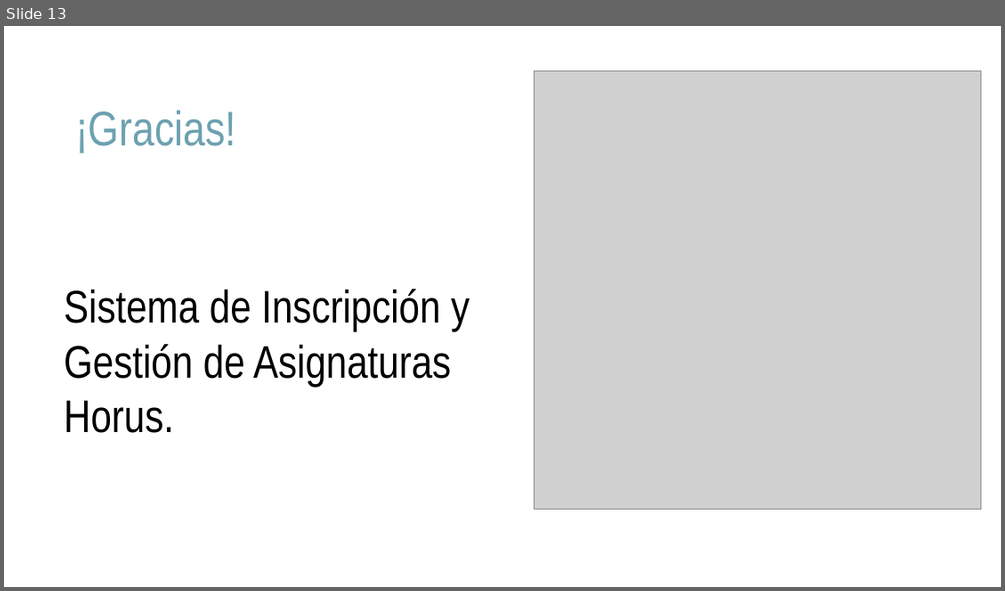
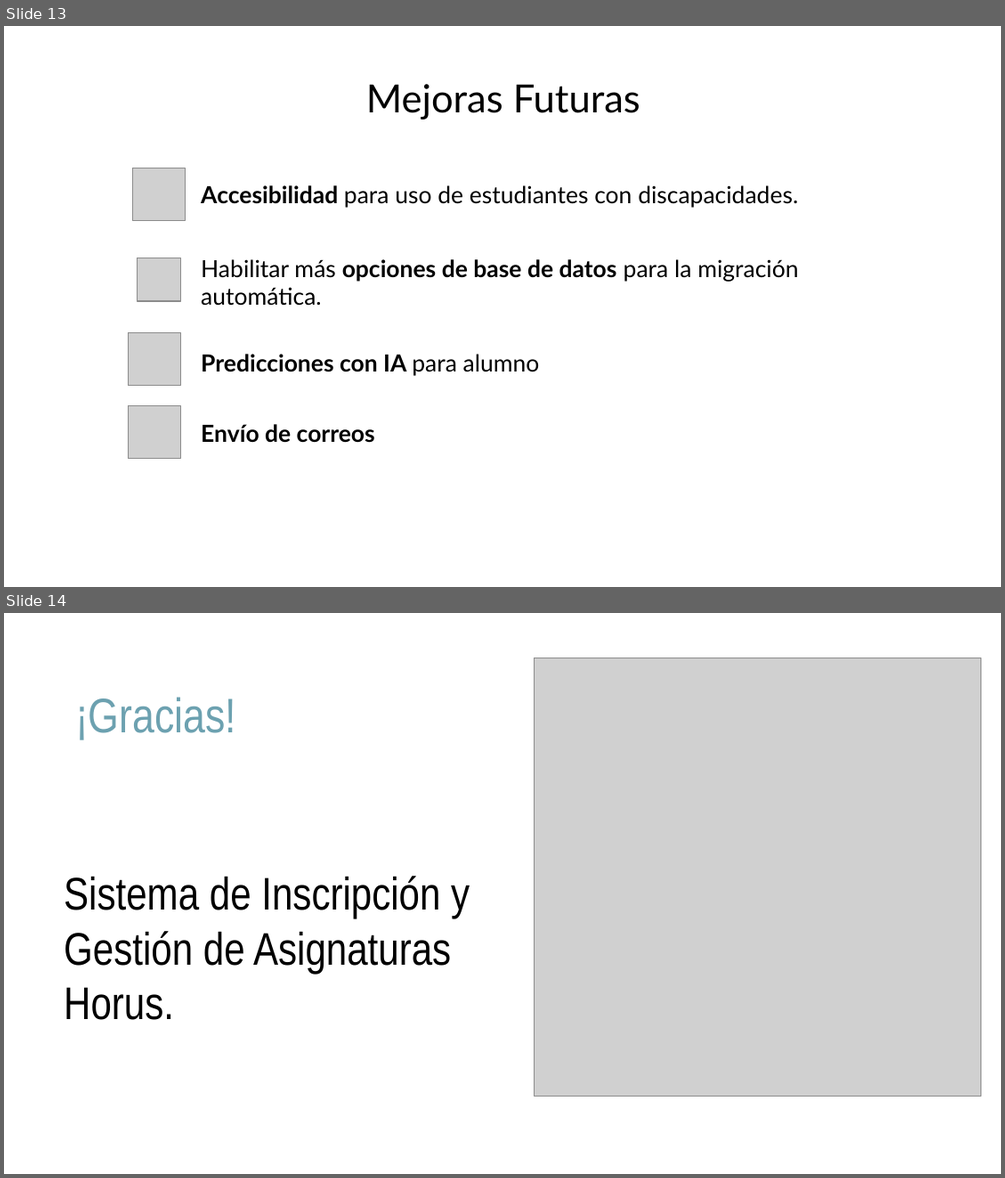
Before and after one commit to JuanAlbornozM/Horus_Documentos, a slide deck: Fase2/Evidencias Proyecto/Presentación Proyecto.pptx. Shown one above the other, each under a label of ours: slide 13 before the commit, slides 13 and 14 after it. The pictures are 1005x591 and 1005x1178 pixels, drawn with LibreOffice and Linux fonts; fonts in the diff are those of the drawing; grey boxes stand for pictures. Boxes give left, top, right and bottom in pixels: in the first picture for what was removed or moved away, otherwise in the second. Text is boxed around its words. In the diff, an @@ line names an element or a change of style, - is before the commit and + after.

```diff
--- a/Fase2/Evidencias Proyecto/Presentación Proyecto.pptx
+++ b/Fase2/Evidencias Proyecto/Presentación Proyecto.pptx
@@ slide 13 added at bbox=[4, 26, 1001, 587], background #FFFFFF @@
@@ text added at bbox=[366, 84, 640, 119], 28 pt, text #000000 @@
+Mejoras Futuras
@@ picture added at bbox=[132, 168, 186, 220] @@
@@ text added at bbox=[201, 185, 798, 208], 17 pt, text #000000 @@
+Accesibilidad para uso de estudiantes con discapacidades.
@@ picture added at bbox=[137, 257, 180, 301] @@
@@ text added at bbox=[201, 259, 798, 305], 17 pt, text #000000 @@
+Habilitar más opciones de base de datos para la migración automática.
@@ picture added at bbox=[128, 333, 180, 386] @@
@@ text added at bbox=[201, 354, 540, 376], 17 pt, text #000000, bold @@
+Predicciones con IA para alumno
@@ picture added at bbox=[128, 406, 180, 459] @@
@@ text added at bbox=[201, 424, 375, 443], 17 pt, text #000000, bold @@
+Envío de correos
@@ what was slide 13 is now slide 14 @@
```
Also in this commit, not shown: 5 slides changed, 1 other slide added, 1 slide removed.
